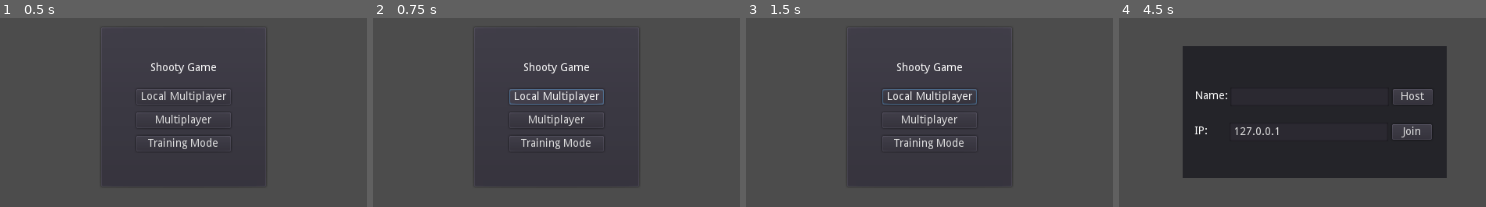
Above: before the commit, frames 1-4 (left to right).
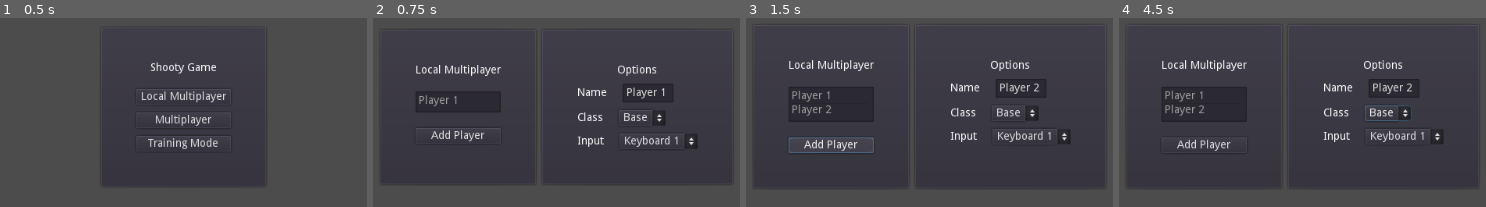
Above: after the commit, the same moments.

Repository: VGDC-UCI/Shooty-Game
Game: Godot game, scene res://Scenes/MainMenu.tscn
Same seed, same stepped clock (60 frames per second), same inputs: the game is played once before the commit and once after it. The engine's default icon, where the game draws it, is replaced by a stand-in: a white triangle on a blue panel in a dark square.
Inputs (mouse positions are in pixels of both pictures, inside the frame that each line leads up to):
- Up to frame 1 (0.5 s): no input
- Up to frame 2 (0.75 s): click "Local Multiplayer" at 0.5 s
- Up to frame 3 (1.5 s): click (830, 135) at 1.25 s, where only the run after the commit has a clickable "Add Player"
- Up to frame 4 (4.5 s): click (1386, 112) at 2 s, where only the run after the commit has a clickable "Base"; click (1405, 137) at 2.75 s, where only the run after the commit has a clickable "Keyboard 1"; click (1302, 142) at 3.5 s, where only the run before the commit has a clickable "Training Mode"; click (1302, 120) at 4.25 s, where only the run before the commit has a clickable "Multiplayer"

Frame 1 is identical in both runs. In frame 2, 8.6% of the frame differs, in the area x 4-96%, y 5-88%; in frame 3, 10%; in frame 4, 26%, in the area x 4-96%, y 14-90%.

Commit message:
Added basic local multiplayer screen

Diff:
--- /dev/null
+++ b/Scenes/LocalMultiplayerScreen.tscn
@@ -0,0 +1,60 @@
+[gd_scene load_steps=3 format=2]
+
+[ext_resource path="res://Scripts/local_multiplayer_screen.gd" type="Script" id=1]
+[ext_resource path="res://Scenes/PlayerOptions.tscn" type="PackedScene" id=2]
+
+[node name="LocalMutliplayerScene" type="CenterContainer"]
+anchor_right = 1.0
+anchor_bottom = 1.0
+script = ExtResource( 1 )
+__meta__ = {
+"_edit_use_anchors_": false
+}
+
+[node name="HBoxContainer" type="HBoxContainer" parent="."]
+margin_left = 284.0
+margin_top = 199.0
+margin_right = 739.0
+margin_bottom = 401.0
+
+[node name="Players" type="PanelContainer" parent="HBoxContainer"]
+margin_right = 203.0
+margin_bottom = 202.0
+
+[node name="MarginContainer" type="MarginContainer" parent="HBoxContainer/Players"]
+margin_left = 7.0
+margin_top = 7.0
+margin_right = 196.0
+margin_bottom = 195.0
+custom_constants/margin_right = 40
+custom_constants/margin_top = 40
+custom_constants/margin_left = 40
+custom_constants/margin_bottom = 40
+
+[node name="VBoxContainer" type="VBoxContainer" parent="HBoxContainer/Players/MarginContainer"]
+margin_left = 40.0
+margin_top = 40.0
+margin_right = 149.0
+margin_bottom = 148.0
+custom_constants/separation = 20
+
+[node name="Label" type="Label" parent="HBoxContainer/Players/MarginContainer/VBoxContainer"]
+margin_right = 109.0
+margin_bottom = 14.0
+text = "Local Multiplayer"
+
+[node name="PlayerList" type="ItemList" parent="HBoxContainer/Players/MarginContainer/VBoxContainer"]
+margin_top = 34.0
+margin_right = 109.0
+margin_bottom = 43.0
+auto_height = true
+
+[node name="AddPlayerButton" type="Button" parent="HBoxContainer/Players/MarginContainer/VBoxContainer"]
+margin_top = 63.0
+margin_right = 109.0
+margin_bottom = 83.0
+text = "Add Player"
+
+[node name="PlayerOptions" parent="HBoxContainer" instance=ExtResource( 2 )]
+[connection signal="item_selected" from="HBoxContainer/Players/MarginContainer/VBoxContainer/PlayerList" to="." method="display_player_options_for"]
+[connection signal="pressed" from="HBoxContainer/Players/MarginContainer/VBoxContainer/AddPlayerButton" to="." method="add_player"]
--- a/Scenes/MainMenu.tscn
+++ b/Scenes/MainMenu.tscn
@@ -62,6 +62,6 @@
 margin_right = 121.0
 margin_bottom = 80.0
 text = "Training Mode"
-[connection signal="pressed" from="PanelContainer/MarginContainer/VBoxContainer/VBoxContainer/LocalMultiButton" to="." method="switch_to_localmutli"]
+[connection signal="pressed" from="PanelContainer/MarginContainer/VBoxContainer/VBoxContainer/LocalMultiButton" to="." method="switch_to_localmulti"]
 [connection signal="pressed" from="PanelContainer/MarginContainer/VBoxContainer/VBoxContainer/MultiButton" to="." method="switch_to_multi"]
 [connection signal="pressed" from="PanelContainer/MarginContainer/VBoxContainer/VBoxContainer/TrainingButton" to="." method="switch_to_training"]
--- /dev/null
+++ b/Scenes/PlayerOptions.tscn
@@ -0,0 +1,98 @@
+[gd_scene load_steps=2 format=2]
+
+[ext_resource path="res://Scripts/player_options.gd" type="Script" id=1]
+
+[node name="PlayerOptions" type="PanelContainer"]
+margin_left = 207.0
+margin_right = 455.0
+margin_bottom = 202.0
+script = ExtResource( 1 )
+__meta__ = {
+"_edit_use_anchors_": false
+}
+
+[node name="MarginContainer" type="MarginContainer" parent="."]
+margin_left = 7.0
+margin_top = 7.0
+margin_right = 241.0
+margin_bottom = 195.0
+custom_constants/margin_right = 40
+custom_constants/margin_top = 40
+custom_constants/margin_left = 40
+custom_constants/margin_bottom = 40
+
+[node name="VBoxContainer" type="VBoxContainer" parent="MarginContainer"]
+margin_left = 40.0
+margin_top = 40.0
+margin_right = 194.0
+margin_bottom = 148.0
+custom_constants/separation = 10
+
+[node name="Label" type="Label" parent="MarginContainer/VBoxContainer"]
+margin_right = 154.0
+margin_bottom = 14.0
+text = "Options"
+align = 1
+valign = 1
+
+[node name="Name" type="HBoxContainer" parent="MarginContainer/VBoxContainer"]
+margin_top = 24.0
+margin_right = 154.0
+margin_bottom = 48.0
+custom_constants/separation = 20
+
+[node name="Label" type="Label" parent="MarginContainer/VBoxContainer/Name"]
+margin_top = 5.0
+margin_right = 38.0
+margin_bottom = 19.0
+text = "Name"
+
+[node name="LineEdit" type="LineEdit" parent="MarginContainer/VBoxContainer/Name"]
+margin_left = 58.0
+margin_right = 116.0
+margin_bottom = 24.0
+max_length = 16
+expand_to_text_length = true
+
+[node name="Class" type="HBoxContainer" parent="MarginContainer/VBoxContainer"]
+margin_top = 58.0
+margin_right = 154.0
+margin_bottom = 78.0
+custom_constants/separation = 20
+
+[node name="Label" type="Label" parent="MarginContainer/VBoxContainer/Class"]
+margin_top = 3.0
+margin_right = 33.0
+margin_bottom = 17.0
+text = "Class"
+
+[node name="OptionButton" type="OptionButton" parent="MarginContainer/VBoxContainer/Class"]
+margin_left = 53.0
+margin_right = 113.0
+margin_bottom = 20.0
+text = "Base"
+items = [ "Base", null, false, 0, null ]
+selected = 0
+
+[node name="Input" type="HBoxContainer" parent="MarginContainer/VBoxContainer"]
+margin_top = 88.0
+margin_right = 154.0
+margin_bottom = 108.0
+custom_constants/separation = 20
+
+[node name="Label" type="Label" parent="MarginContainer/VBoxContainer/Input"]
+margin_top = 3.0
+margin_right = 34.0
+margin_bottom = 17.0
+text = "Input"
+
+[node name="OptionButton" type="OptionButton" parent="MarginContainer/VBoxContainer/Input"]
+margin_left = 54.0
+margin_right = 154.0
+margin_bottom = 20.0
+text = "Keyboard 1"
+items = [ "Keyboard 1", null, false, 0, null, "Keyboard 2", null, false, 1, null, "Controller", null, false, 2, null ]
+selected = 0
+[connection signal="text_changed" from="MarginContainer/VBoxContainer/Name/LineEdit" to="." method="update_name"]
+[connection signal="item_selected" from="MarginContainer/VBoxContainer/Class/OptionButton" to="." method="update_class"]
+[connection signal="item_selected" from="MarginContainer/VBoxContainer/Input/OptionButton" to="." method="update_input"]
--- /dev/null
+++ b/Scripts/local_multiplayer_screen.gd
@@ -0,0 +1,31 @@
+extends Control
+
+
+# References
+onready var player_list: ItemList = $HBoxContainer/Players/MarginContainer/VBoxContainer/PlayerList
+onready var player_options: Control = $HBoxContainer/PlayerOptions
+var player_config: GDScript = load('res://Scripts/player_config.gd')
+# States
+var player_configs: Array = []
+
+
+func _ready() -> void:
+	add_player()
+
+
+func add_player() -> void:
+	var index: int = player_list.get_item_count()
+	var name: String = 'Player ' + str(index + 1)
+
+	player_list.add_item(name)
+
+	var config: Resource = player_config.new()
+	config.initialize(name)
+	player_configs.append(config)
+
+	display_player_options_for(index)
+
+
+func display_player_options_for(index: int) -> void:
+	var config: Resource = player_configs[index]
+	player_options.display_for(config)
--- a/Scripts/main_menu.gd
+++ b/Scripts/main_menu.gd
@@ -3,10 +3,11 @@
 
 # References
 const SERVER_MENU_PATH: String = 'res://Scenes/ServerMenu.tscn'
+const LOCAL_MULTI_PATH: String = 'res://Scenes/LocalMultiplayerScreen.tscn'
 
 
 func switch_to_localmulti() -> void:
-	pass
+	get_tree().change_scene(LOCAL_MULTI_PATH)
 
 
 func switch_to_multi() -> void:
--- /dev/null
+++ b/Scripts/player_config.gd
@@ -0,0 +1,13 @@
+extends Resource
+
+
+# Properties
+var name: String
+var class_id: int
+var input_id: int
+
+
+func initialize(given_name: String, given_class: int = 0, given_input: int = 0) -> void:
+	name = given_name
+	class_id = given_class
+	input_id = given_input
--- /dev/null
+++ b/Scripts/player_options.gd
@@ -0,0 +1,29 @@
+extends Control
+
+
+# References
+onready var option_fields: VBoxContainer = $MarginContainer/VBoxContainer
+onready var name_field: LineEdit = option_fields.get_node("Name/LineEdit")
+onready var class_option: OptionButton = option_fields.get_node("Class/OptionButton")
+onready var input_option: OptionButton = option_fields.get_node("Input/OptionButton")
+# States
+var current_config: Resource = null # The current config being modified
+
+
+func display_for(config: Resource) -> void: # Displays the information of the given player config
+	name_field.text = config.name
+	class_option.selected = config.class_id
+	input_option.selected = config.input_id
+	current_config = config
+
+
+func update_name(name: String) -> void:
+	current_config.name = name
+
+
+func update_class(index: int) -> void:
+	current_config.class_id = index
+
+
+func update_input(index: int) -> void:
+	current_config.input_id = index
